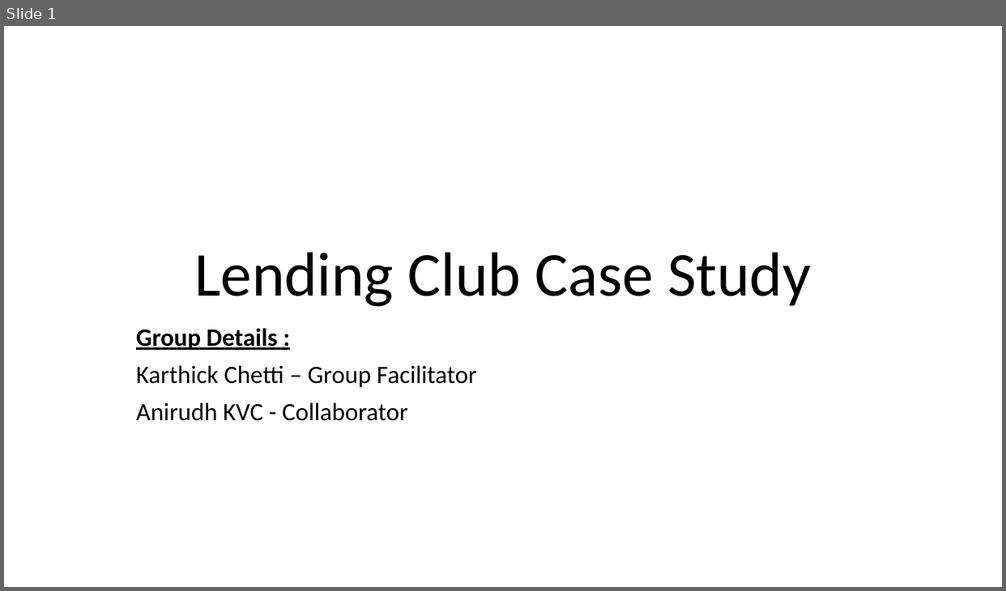
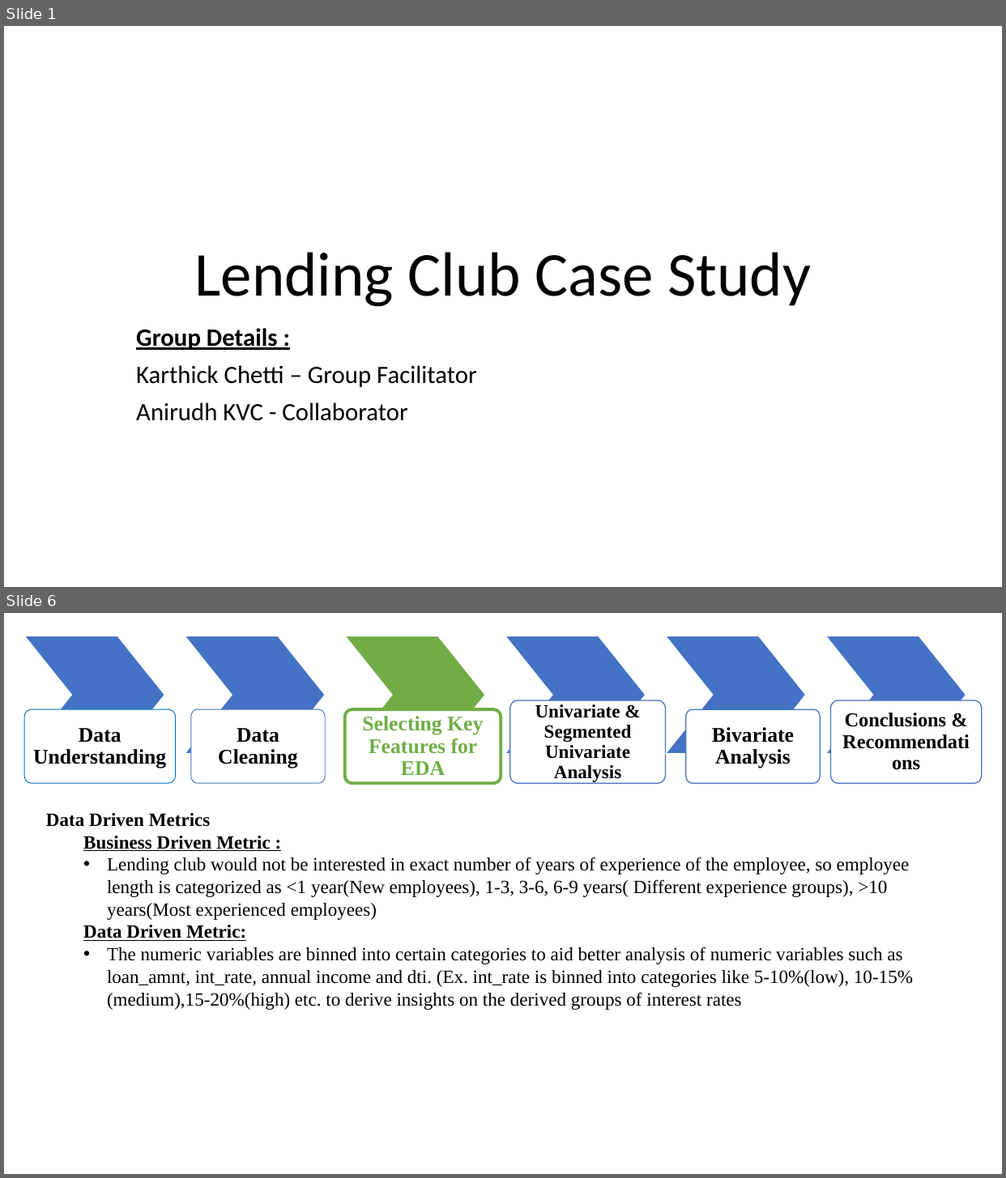
Before and after one commit to karthickchetti/LendingClubCaseStudy, a slide deck: LC_EDA.pptx. Shown one above the other, each under a label of ours: slide 1 before the commit, slides 1 and 6 after it; the slides between them are not shown. The pictures are 1006x591 and 1006x1178 pixels, drawn with LibreOffice and Linux fonts; fonts in the diff are those of the drawing. Boxes give left, top, right and bottom in pixels: in the first picture for what was removed or moved away, otherwise in the second. Text is boxed around its words. In the diff, an @@ line names an element or a change of style, - is before the commit and + after.

```diff
--- a/LC_EDA.pptx
+++ b/LC_EDA.pptx
@@ slide 6 added at box(4, 613, 1002, 1174), background #FFFFFF @@
@@ group added at box(24, 636, 982, 784): 6 chevrons, 6 freeform shapes @@
+Data Understanding
+Data Cleaning
+Selecting Key Features for EDA
+Univariate & Segmented Univariate Analysis
+Bivariate Analysis
+Conclusions & Recommendations
@@ text added at box(46, 813, 913, 1010), 18 pt, text #000000 @@
+Data Driven Metrics
+  Business Driven Metric :
+  • Lending club would not be interested in exact number of years of experience of the employee, so employee length is categorized as <1 year(New employees), 1-3, 3-6, 6-9 years( Different experience groups), >10 years(Most experienced employees)
+  Data Driven Metric:
+  • The numeric variables are binned into certain categories to aid better analysis of numeric variables such as loan_amnt, int_rate, annual income and dti. (Ex. int_rate is binned into categories like 5-10%(low), 10-15%(medium),15-20%(high) etc. to derive insights on the derived groups of interest rates
```
Also in this commit, not shown: 3 slides changed, 2 other slides added, 1 slide removed, 1 other file.
